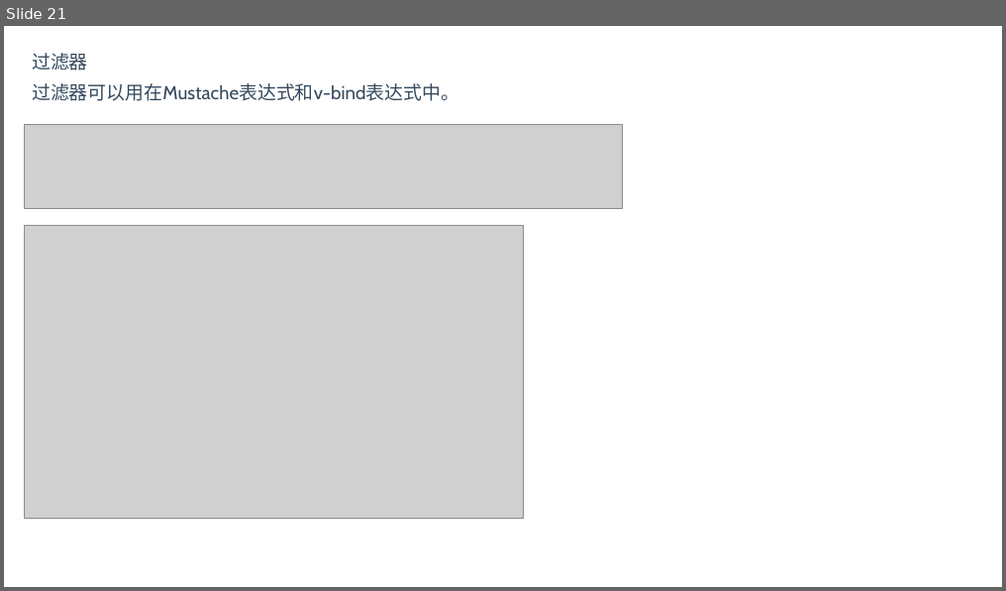
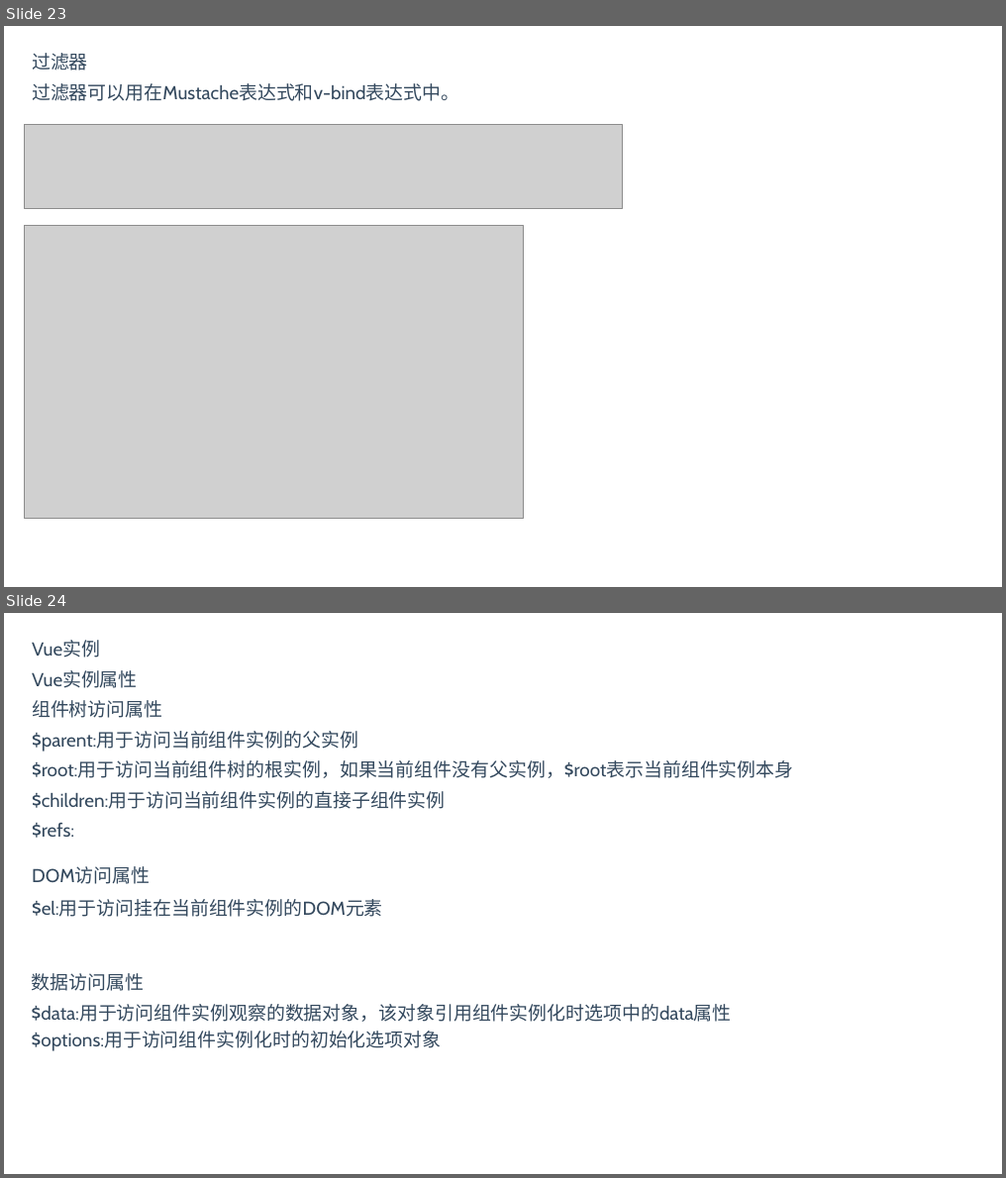
Before and after one commit to BinMarshall/studing, a slide deck: Vue/vue.pptx. Shown one above the other, each under a label of ours: slide 21 before the commit, slides 23 and 24 after it. The pictures are 1006x591 and 1006x1178 pixels, drawn with LibreOffice and Linux fonts; fonts in the diff are those of the drawing; grey boxes stand for pictures. Boxes give left, top, right and bottom in pixels: in the first picture for what was removed or moved away, otherwise in the second. Text is boxed around its words. In the diff, an @@ line names an element or a change of style, - is before the commit and + after.

```diff
--- a/Vue/vue.pptx
+++ b/Vue/vue.pptx
@@ slide 24 added at box(4, 613, 1002, 1174), background #FFFFFF @@
@@ text added at box(32, 640, 100, 658), 18 pt, text #34495E @@
+Vue实例
@@ text added at box(32, 670, 138, 688), 18 pt, text #34495E @@
+Vue实例属性
@@ text added at box(32, 700, 162, 718), 18 pt, text #34495E @@
+组件树访问属性
@@ text added at box(32, 731, 358, 752), 18 pt, text #34495E @@
+$parent:用于访问当前组件实例的父实例
@@ text added at box(32, 761, 793, 778), 18 pt, text #34495E @@
+$root:用于访问当前组件树的根实例，如果当前组件没有父实例，$root表示当前组件实例本身
@@ text added at box(32, 791, 446, 809), 18 pt, text #34495E @@
+$children:用于访问当前组件实例的直接子组件实例
@@ text added at box(32, 823, 74, 838), 18 pt, text #34495E @@
+$refs:
@@ text added at box(32, 866, 150, 884), 18 pt, text #34495E @@
+DOM访问属性
@@ text added at box(32, 899, 383, 917), 18 pt, text #34495E @@
+$el:用于访问挂在当前组件实例的DOM元素
@@ text added at box(32, 973, 144, 991), 18 pt, text #34495E @@
+数据访问属性
@@ text added at box(32, 1004, 732, 1022), 18 pt, text #34495E @@
+$data:用于访问组件实例观察的数据对象，该对象引用组件实例化时选项中的data属性
@@ text added at box(32, 1031, 442, 1052), 18 pt, text #34495E @@
+$options:用于访问组件实例化时的初始化选项对象
@@ what was slide 21 is now slide 23 @@
```
Also in this commit, not shown: 8 slides changed, 4 other slides added, 2 slides removed, 1 other file.
